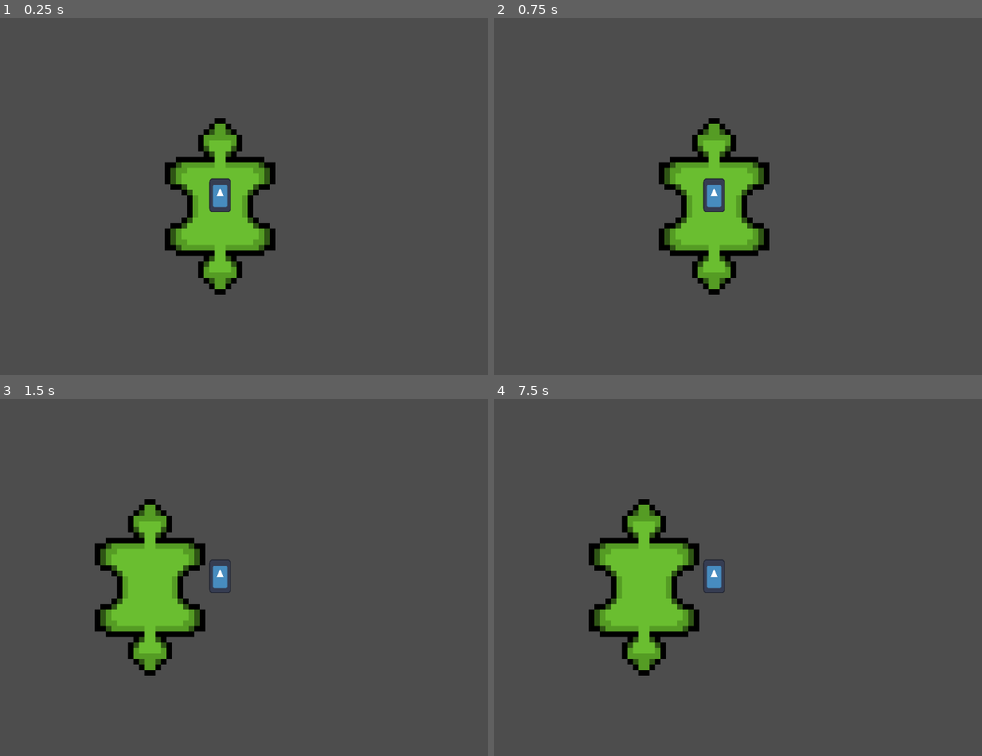
Above: before the commit, frames 1-4 (two rows, left to right).
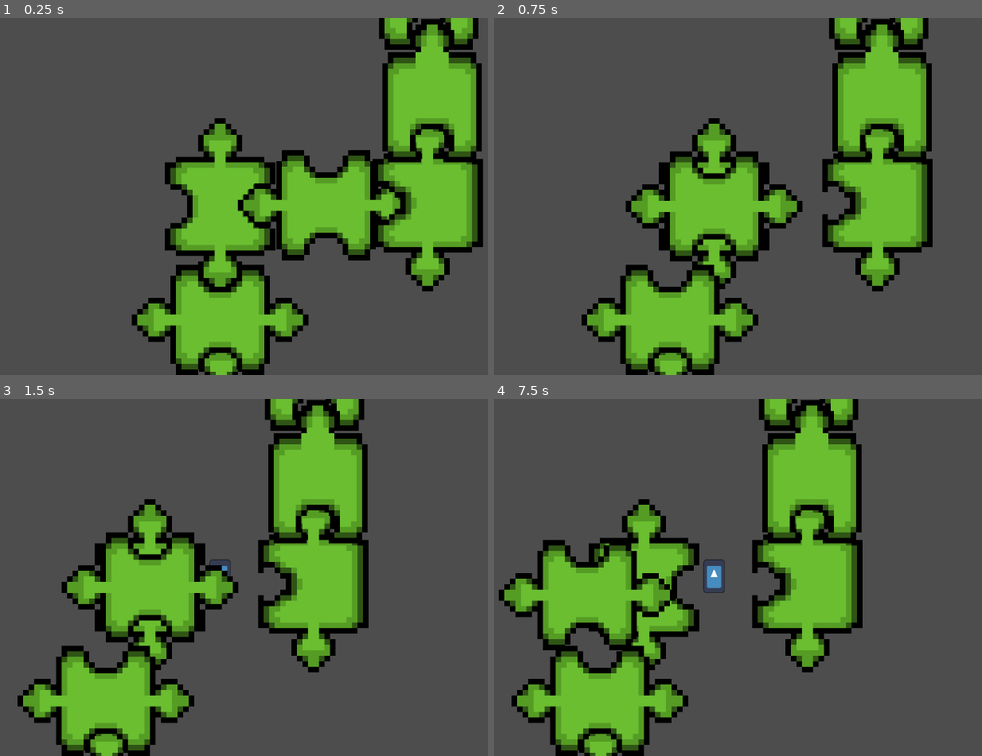
Above: after the commit, the same moments.

Repository: TomasMirandaEros/Juego-Jam
Game: Godot game, scene res://Nivel.tscn
The game is run twice, just before and just after one commit, with the same random seed, the same clock (stepped at 60 frames per second) and the same inputs. The engine's default icon, where the game draws it, is replaced by a stand-in: a white triangle on a blue panel in a dark square.
Inputs (mouse positions are in pixels of both pictures, inside the frame that each line leads up to):
- Up to frame 1 (0.25 s): no input
- Up to frame 2 (0.75 s): tap Enter at 0.5 s; move the mouse to (713, 207) at 0.52 s; hold Right (ui_right) from 0.53 s (still down); click (713, 207) at 0.67 s
- Up to frame 3 (1.5 s): move the mouse to (92, 595) at 1.27 s; release Right (ui_right) at 1.28 s; hold Down (ui_down) from 1.28 s (still down)
- Up to frame 4 (7.5 s): tap Space at 2, 3.5, 5 s; move the mouse to (777, 498) at 2.02 s; release Down (ui_down) at 2.03 s; hold Right (ui_right) 2.03-2.78 s; tap Enter at 2.75, 4.25 s; move the mouse to (684, 648) at 2.77 s; hold Up (ui_up) 2.78-3.53 s; click (684, 648) at 2.92 s; move the mouse to (903, 631) at 3.52 s; hold Left (ui_left) 3.53-5.03 s; move the mouse to (523, 523) at 4.27 s; move the mouse to (747, 577) at 5.02 s; hold Down (ui_down) 5.03-5.78 s; click (747, 577) at 5.17 s; move the mouse to (620, 488) at 5.77 s; hold Right (ui_right) 5.78-6.53 s; move the mouse to (855, 559) at 6.52 s; hold Up (ui_up) 6.53-7.28 s; move the mouse to (586, 595) at 7.27 s; hold Right (ui_right) from 7.28 s (still down); click (586, 595) at 7.42 s

The runs differ from the first frame. In frame 1, 28% of the frame differs, in the area x 26-100%, y 0-100%; in frame 2, 25%; in frame 3, 25%; in frame 4, 27%.

Commit message:
0.7

Diff:
--- /dev/null
+++ b/Escenas/pieza_2.tscn
@@ -0,0 +1,21 @@
+[gd_scene load_steps=3 format=3 uid="uid://cu83tbuwxf65s"]
+
+[ext_resource type="Script" path="res://Escenas/pieza.gd" id="1_3qlyb"]
+[ext_resource type="Texture2D" uid="uid://ctepsuyf7s7re" path="res://sprites fichas/ficha 2.png" id="2_iuue8"]
+
+[node name="Pieza Padre" type="Node2D" groups=["GrupoDePiezas"]]
+position = Vector2(68, 44)
+script = ExtResource("1_3qlyb")
+
+[node name="Sprite2D" type="Sprite2D" parent="." groups=["GrupoDePiezas"]]
+scale = Vector2(5, 5)
+texture = ExtResource("2_iuue8")
+
+[node name="Area2D" type="Area2D" parent="Sprite2D"]
+
+[node name="CollisionPolygon2D" type="CollisionPolygon2D" parent="Sprite2D/Area2D"]
+polygon = PackedVector2Array(9.8, 9.2, 10, 2, 10, -3, 10, -3, 10, -9, 4, -9, 4, -16, -4, -16, -4, -9, -8.2, -8.8, -10.4, -8.8, -10.4, -4, -16, -3.8, -16.2, 4, -9.8, 4, -10, 9, -4, 9, -4, 16, 4.2, 16, 4, 9.4, 7.8, 9.4)
+
+[connection signal="body_entered" from="Sprite2D/Area2D" to="." method="_on_area_2d_body_entered"]
+[connection signal="body_exited" from="Sprite2D/Area2D" to="." method="_on_area_2d_body_exited"]
+[connection signal="input_event" from="Sprite2D/Area2D" to="." method="_on_area_2d_input_event"]
--- /dev/null
+++ b/Escenas/pieza_3.tscn
@@ -0,0 +1,24 @@
+[gd_scene load_steps=3 format=3 uid="uid://hciydides53d"]
+
+[ext_resource type="Script" path="res://Escenas/pieza.gd" id="1_no2h3"]
+[ext_resource type="Texture2D" uid="uid://bi0ynvu3ehlbp" path="res://sprites fichas/ficha3.png" id="2_ivj3v"]
+
+[node name="Pieza Padre" type="Node2D" groups=["GrupoDePiezas"]]
+position = Vector2(68, 44)
+script = ExtResource("1_no2h3")
+
+[node name="Sprite2D" type="Sprite2D" parent="." groups=["GrupoDePiezas"]]
+position = Vector2(2, -4)
+scale = Vector2(5, 5)
+texture = ExtResource("2_ivj3v")
+
+[node name="Area2D" type="Area2D" parent="Sprite2D"]
+
+[node name="CollisionPolygon2D" type="CollisionPolygon2D" parent="Sprite2D/Area2D"]
+position = Vector2(-5.59, -10.9362)
+scale = Vector2(1.26219, 1.6096)
+polygon = PackedVector2Array(-8.24754, 9.27947, -8.24754, 4.43355, -3.17701, 4.43355, -3.33546, 1.20294, 12.193, 1.32719, 12.0346, 5.42759, 7.91478, 4.93057, 7.91478, 8.28544, 12.193, 8.03693, 12.193, 12.5101, -3.49391, 12.5101, -3.49391, 9.27947)
+
+[connection signal="body_entered" from="Sprite2D/Area2D" to="." method="_on_area_2d_body_entered"]
+[connection signal="body_exited" from="Sprite2D/Area2D" to="." method="_on_area_2d_body_exited"]
+[connection signal="input_event" from="Sprite2D/Area2D" to="." method="_on_area_2d_input_event"]
--- /dev/null
+++ b/Escenas/pieza_4.tscn
@@ -0,0 +1,24 @@
+[gd_scene load_steps=3 format=3 uid="uid://b12cggxbgefv3"]
+
+[ext_resource type="Script" path="res://Escenas/pieza.gd" id="1_pvtu8"]
+[ext_resource type="Texture2D" uid="uid://y1nglmc4u1om" path="res://sprites fichas/ficha4.png" id="2_cjrgj"]
+
+[node name="Pieza Padre" type="Node2D" groups=["GrupoDePiezas"]]
+position = Vector2(68, 44)
+script = ExtResource("1_pvtu8")
+
+[node name="Sprite2D" type="Sprite2D" parent="." groups=["GrupoDePiezas"]]
+position = Vector2(2, -4)
+scale = Vector2(5, 5)
+texture = ExtResource("2_cjrgj")
+
+[node name="Area2D" type="Area2D" parent="Sprite2D"]
+
+[node name="CollisionPolygon2D" type="CollisionPolygon2D" parent="Sprite2D/Area2D"]
+position = Vector2(-5.59, -10.9362)
+scale = Vector2(1.26219, 1.6096)
+polygon = PackedVector2Array(1.25971, 8.16118, 1.25971, 5.42759, -3.33546, 5.42759, -3.33546, 1.20294, 12.193, 1.32719, 12.0346, 5.42759, 7.75633, 5.30333, 7.91478, 8.28544, 12.0346, 8.40969, 12.193, 12.5101, -3.49391, 12.5101, -3.49391, 8.03693)
+
+[connection signal="body_entered" from="Sprite2D/Area2D" to="." method="_on_area_2d_body_entered"]
+[connection signal="body_exited" from="Sprite2D/Area2D" to="." method="_on_area_2d_body_exited"]
+[connection signal="input_event" from="Sprite2D/Area2D" to="." method="_on_area_2d_input_event"]
--- /dev/null
+++ b/Escenas/pieza_5.tscn
@@ -0,0 +1,24 @@
+[gd_scene load_steps=3 format=3 uid="uid://dmjgrj6s4mwpx"]
+
+[ext_resource type="Script" path="res://Escenas/pieza.gd" id="1_6n14n"]
+[ext_resource type="Texture2D" uid="uid://fbn0toktwjpk" path="res://sprites fichas/pieza 5.png" id="2_dpovv"]
+
+[node name="Pieza Padre" type="Node2D" groups=["GrupoDePiezas"]]
+position = Vector2(68, 44)
+script = ExtResource("1_6n14n")
+
+[node name="Sprite2D" type="Sprite2D" parent="." groups=["GrupoDePiezas"]]
+position = Vector2(2, -4)
+scale = Vector2(5, 5)
+texture = ExtResource("2_dpovv")
+
+[node name="Area2D" type="Area2D" parent="Sprite2D"]
+
+[node name="CollisionPolygon2D" type="CollisionPolygon2D" parent="Sprite2D/Area2D"]
+position = Vector2(-5.59, -10.9362)
+scale = Vector2(1.26219, 1.6096)
+polygon = PackedVector2Array(-3.33546, 5.55184, -3.33546, 1.20294, 1.25971, 1.20294, 1.41816, -2.89746, 7.59788, -2.89746, 7.47369, 1.27356, 12.193, 1.32719, 12.0346, 5.42759, 9.02396, 5.42759, 9.02396, 8.03693, 12.193, 8.03693, 12.193, 12.5101, 6.01776, 12.5101, 6.01333, 8.53394, 3.00271, 8.53394, 2.71246, 12.5101, -3.49391, 12.5101, -3.49391, 9.27947, -3.44809, 8.09361, -0.166377, 8.03693, -0.166377, 5.55184)
+
+[connection signal="body_entered" from="Sprite2D/Area2D" to="." method="_on_area_2d_body_entered"]
+[connection signal="body_exited" from="Sprite2D/Area2D" to="." method="_on_area_2d_body_exited"]
+[connection signal="input_event" from="Sprite2D/Area2D" to="." method="_on_area_2d_input_event"]
--- /dev/null
+++ b/Escenas/pieza_6.tscn
@@ -0,0 +1,24 @@
+[gd_scene load_steps=3 format=3 uid="uid://cl77e5qwp3akt"]
+
+[ext_resource type="Script" path="res://Escenas/pieza.gd" id="1_5jwy5"]
+[ext_resource type="Texture2D" uid="uid://cu07h6y2402d1" path="res://sprites fichas/ficha6.png" id="2_ro0vh"]
+
+[node name="Pieza Padre" type="Node2D" groups=["GrupoDePiezas"]]
+position = Vector2(68, 44)
+script = ExtResource("1_5jwy5")
+
+[node name="Sprite2D" type="Sprite2D" parent="." groups=["GrupoDePiezas"]]
+position = Vector2(2, -4)
+scale = Vector2(5, 5)
+texture = ExtResource("2_ro0vh")
+
+[node name="Area2D" type="Area2D" parent="Sprite2D"]
+
+[node name="CollisionPolygon2D" type="CollisionPolygon2D" parent="Sprite2D/Area2D"]
+position = Vector2(-5.59, -10.9362)
+scale = Vector2(1.26219, 1.6096)
+polygon = PackedVector2Array(-3.49391, 1.20294, 1.25971, 1.20294, 1.25971, -3.14597, 7.59788, -3.14597, 7.59788, 1.20294, 12.0346, 1.20294, 12.193, 12.5101, 7.59788, 12.5101, 7.59788, 16.7347, 1.41816, 16.7347, 1.41816, 12.5101, -3.49391, 12.5101, -3.49391, 8.40969, 0.308985, 8.53394, 0.46744, 4.93057, -3.49391, 4.93057)
+
+[connection signal="body_entered" from="Sprite2D/Area2D" to="." method="_on_area_2d_body_entered"]
+[connection signal="body_exited" from="Sprite2D/Area2D" to="." method="_on_area_2d_body_exited"]
+[connection signal="input_event" from="Sprite2D/Area2D" to="." method="_on_area_2d_input_event"]
--- /dev/null
+++ b/Escenas/pieza_7.tscn
@@ -0,0 +1,24 @@
+[gd_scene load_steps=3 format=3 uid="uid://bb0sdjmxfnolr"]
+
+[ext_resource type="Script" path="res://Escenas/pieza.gd" id="1_p4umw"]
+[ext_resource type="Texture2D" uid="uid://dusaxmh1lmb2m" path="res://sprites fichas/ficha7.png" id="2_2x366"]
+
+[node name="Pieza Padre" type="Node2D" groups=["GrupoDePiezas"]]
+position = Vector2(68, 44)
+script = ExtResource("1_p4umw")
+
+[node name="Sprite2D" type="Sprite2D" parent="." groups=["GrupoDePiezas"]]
+position = Vector2(2, -4)
+scale = Vector2(5, 5)
+texture = ExtResource("2_2x366")
+
+[node name="Area2D" type="Area2D" parent="Sprite2D"]
+
+[node name="CollisionPolygon2D" type="CollisionPolygon2D" parent="Sprite2D/Area2D"]
+position = Vector2(-5.59, -10.9362)
+scale = Vector2(1.26219, 1.6096)
+polygon = PackedVector2Array(-3.17701, 4.43355, -3.33546, 1.20294, 1.30362, 1.24006, 1.25971, -2.64895, 7.59788, -2.64895, 7.74605, 1.29161, 12.193, 1.32719, 12.0346, 5.42759, 7.91478, 5.42759, 7.91478, 8.03693, 12.193, 8.03693, 12.193, 12.5101, -3.49391, 12.5101, -3.49391, 9.27947)
+
+[connection signal="body_entered" from="Sprite2D/Area2D" to="." method="_on_area_2d_body_entered"]
+[connection signal="body_exited" from="Sprite2D/Area2D" to="." method="_on_area_2d_body_exited"]
+[connection signal="input_event" from="Sprite2D/Area2D" to="." method="_on_area_2d_input_event"]
--- /dev/null
+++ b/Escenas/pieza_8.tscn
@@ -0,0 +1,24 @@
+[gd_scene load_steps=3 format=3 uid="uid://bsdmeg3jkyqnm"]
+
+[ext_resource type="Script" path="res://Escenas/pieza.gd" id="1_ym5ut"]
+[ext_resource type="Texture2D" uid="uid://gadfnmlkvle6" path="res://sprites fichas/pieza 8.png" id="2_5dr2r"]
+
+[node name="Pieza Padre" type="Node2D" groups=["GrupoDePiezas"]]
+position = Vector2(68, 44)
+script = ExtResource("1_ym5ut")
+
+[node name="Sprite2D" type="Sprite2D" parent="." groups=["GrupoDePiezas"]]
+position = Vector2(2, -4)
+scale = Vector2(5, 5)
+texture = ExtResource("2_5dr2r")
+
+[node name="Area2D" type="Area2D" parent="Sprite2D"]
+
+[node name="CollisionPolygon2D" type="CollisionPolygon2D" parent="Sprite2D/Area2D"]
+position = Vector2(-5.59, -10.9362)
+scale = Vector2(1.26219, 1.6096)
+polygon = PackedVector2Array(-3.33546, 1.20294, 12.3515, 1.20294, 12.193, 12.5101, 6.13869, 12.5101, 6.01333, 8.53394, 3.00271, 8.53394, 2.83339, 12.5101, -3.49391, 12.5101, -3.33546, 8.03693, -0.166377, 8.03693, -0.166377, 5.55184, -3.33546, 5.43579)
+
+[connection signal="body_entered" from="Sprite2D/Area2D" to="." method="_on_area_2d_body_entered"]
+[connection signal="body_exited" from="Sprite2D/Area2D" to="." method="_on_area_2d_body_exited"]
+[connection signal="input_event" from="Sprite2D/Area2D" to="." method="_on_area_2d_input_event"]
--- /dev/null
+++ b/Escenas/pieza_9.tscn
@@ -0,0 +1,24 @@
+[gd_scene load_steps=3 format=3 uid="uid://dhrbdp0du121p"]
+
+[ext_resource type="Script" path="res://Escenas/pieza.gd" id="1_faav4"]
+[ext_resource type="Texture2D" uid="uid://bgf85dr23wuyd" path="res://sprites fichas/ficha9.png" id="2_ukyb6"]
+
+[node name="Pieza Padre" type="Node2D" groups=["GrupoDePiezas"]]
+position = Vector2(68, 44)
+script = ExtResource("1_faav4")
+
+[node name="Sprite2D" type="Sprite2D" parent="." groups=["GrupoDePiezas"]]
+position = Vector2(2, -4)
+scale = Vector2(5, 5)
+texture = ExtResource("2_ukyb6")
+
+[node name="Area2D" type="Area2D" parent="Sprite2D"]
+
+[node name="CollisionPolygon2D" type="CollisionPolygon2D" parent="Sprite2D/Area2D"]
+position = Vector2(-5.59, -10.9362)
+scale = Vector2(1.26219, 1.6096)
+polygon = PackedVector2Array(-3.17701, 4.43355, -3.33546, 1.20294, 12.193, 1.32719, 12.0346, 5.42759, 7.91478, 4.93057, 7.91478, 8.28544, 12.193, 8.03693, 12.193, 12.5101, -3.49391, 12.5101, -3.49391, 9.27947)
+
+[connection signal="body_entered" from="Sprite2D/Area2D" to="." method="_on_area_2d_body_entered"]
+[connection signal="body_exited" from="Sprite2D/Area2D" to="." method="_on_area_2d_body_exited"]
+[connection signal="input_event" from="Sprite2D/Area2D" to="." method="_on_area_2d_input_event"]
--- a/Nivel.tscn
+++ b/Nivel.tscn
@@ -1,11 +1,39 @@
-[gd_scene load_steps=3 format=3 uid="uid://bo4fylwsexak2"]
+[gd_scene load_steps=7 format=3 uid="uid://bo4fylwsexak2"]
 
 [ext_resource type="PackedScene" uid="uid://be0815nct7g1n" path="res://Escenas/pieza_1.tscn" id="1_4d6mv"]
 [ext_resource type="PackedScene" uid="uid://c3x8wjay2v1tm" path="res://Escenas/character_body_2d.tscn" id="2_sr8hk"]
+[ext_resource type="PackedScene" uid="uid://cu83tbuwxf65s" path="res://Escenas/pieza_2.tscn" id="3_orxsw"]
+[ext_resource type="PackedScene" uid="uid://cl77e5qwp3akt" path="res://Escenas/pieza_6.tscn" id="4_w2if8"]
+[ext_resource type="PackedScene" uid="uid://hciydides53d" path="res://Escenas/pieza_3.tscn" id="5_nhipv"]
+[ext_resource type="PackedScene" uid="uid://bb0sdjmxfnolr" path="res://Escenas/pieza_7.tscn" id="6_g2nww"]
 
 [node name="Ecenario" type="Node2D"]
 
+[node name="CharacterBody2D" parent="." instance=ExtResource("2_sr8hk")]
+position = Vector2(68, 35)
+
 [node name="Pieza 1" parent="." instance=ExtResource("1_4d6mv")]
 
-[node name="CharacterBody2D" parent="." instance=ExtResource("2_sr8hk")]
-position = Vector2(68, 35)
+[node name="Pieza 2" parent="." instance=ExtResource("3_orxsw")]
+position = Vector2(69, 244)
+
+[node name="Pieza 3" parent="." instance=ExtResource("1_4d6mv")]
+position = Vector2(68, 147)
+rotation = 1.5708
+
+[node name="Pieza 1_2" parent="." instance=ExtResource("1_4d6mv")]
+position = Vector2(164, 43)
+rotation = 1.5708
+
+[node name="Pieza Padre" parent="." instance=ExtResource("4_w2if8")]
+position = Vector2(254, 45)
+
+[node name="Pieza Padre2" parent="." instance=ExtResource("5_nhipv")]
+position = Vector2(256, -48)
+rotation = 1.5708
+
+[node name="Pieza Padre3" parent="." instance=ExtResource("6_g2nww")]
+z_index = -2
+texture_filter = 1
+position = Vector2(253, -150)
+rotation = 1.5708
